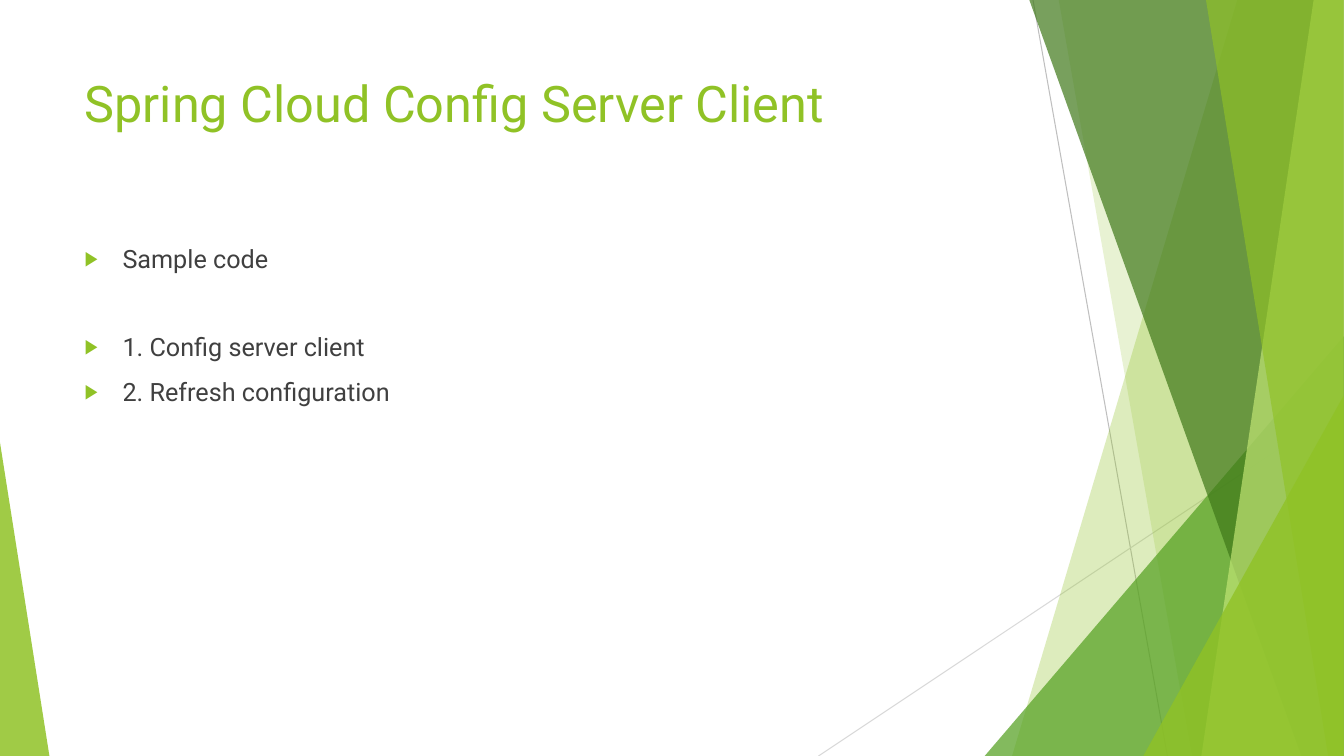
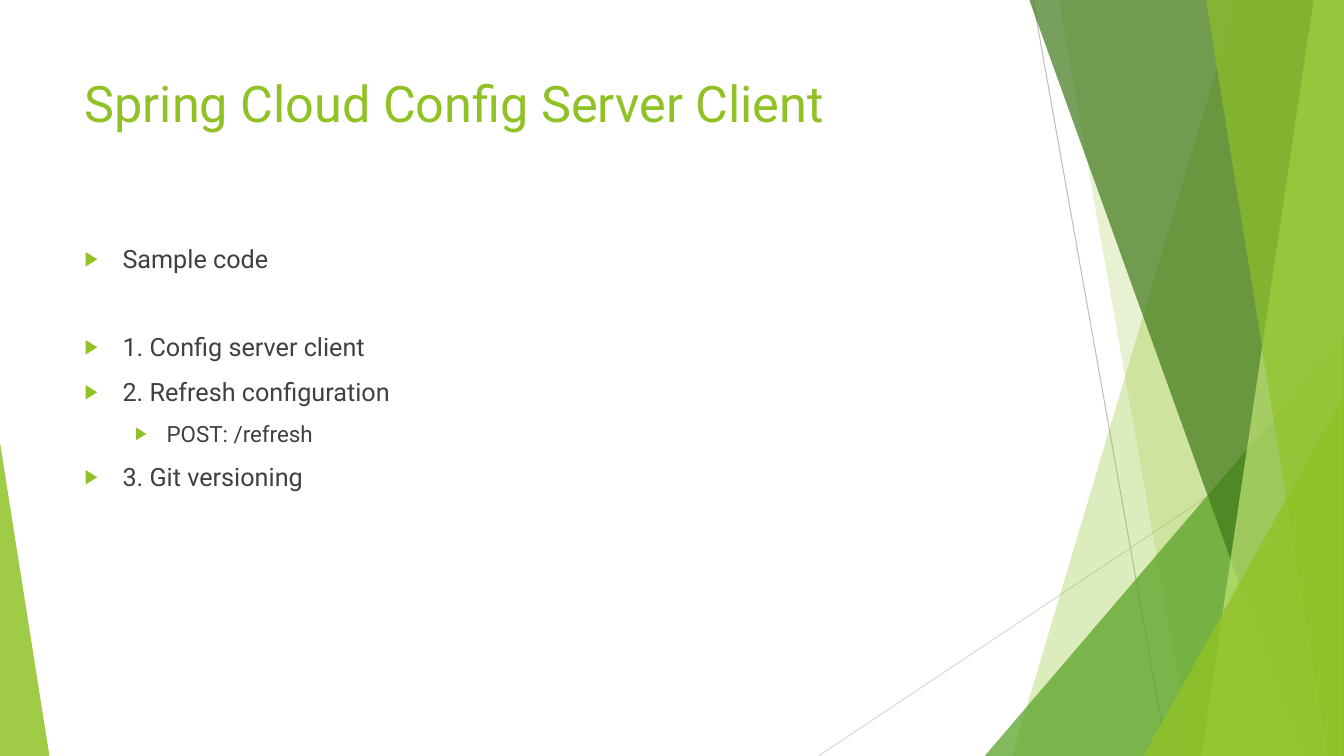
Before and after one commit to brrshh/configuration, a slide deck: slide 12 of Spring Cloud.pptx (slide 9 before the commit). Drawn at 1344x756 pixels with LibreOffice and Linux fonts; fonts in the diff are those of the drawing. Boxes give left, top, right and bottom in pixels: in the first picture for what was removed or moved away, otherwise in the second. Text is boxed around its words. In the diff, an @@ line names an element or a change of style, - is before the commit and + after.

```diff
--- a/Spring Cloud.pptx
+++ b/Spring Cloud.pptx
@@ text at box(123, 425, 313, 492): paragraphs added @@
+  ▶ POST: /refresh
+▶ 3. Git versioning
```
Also in this commit, not shown: 7 other slides changed, 10 slides added, 29 other files.
